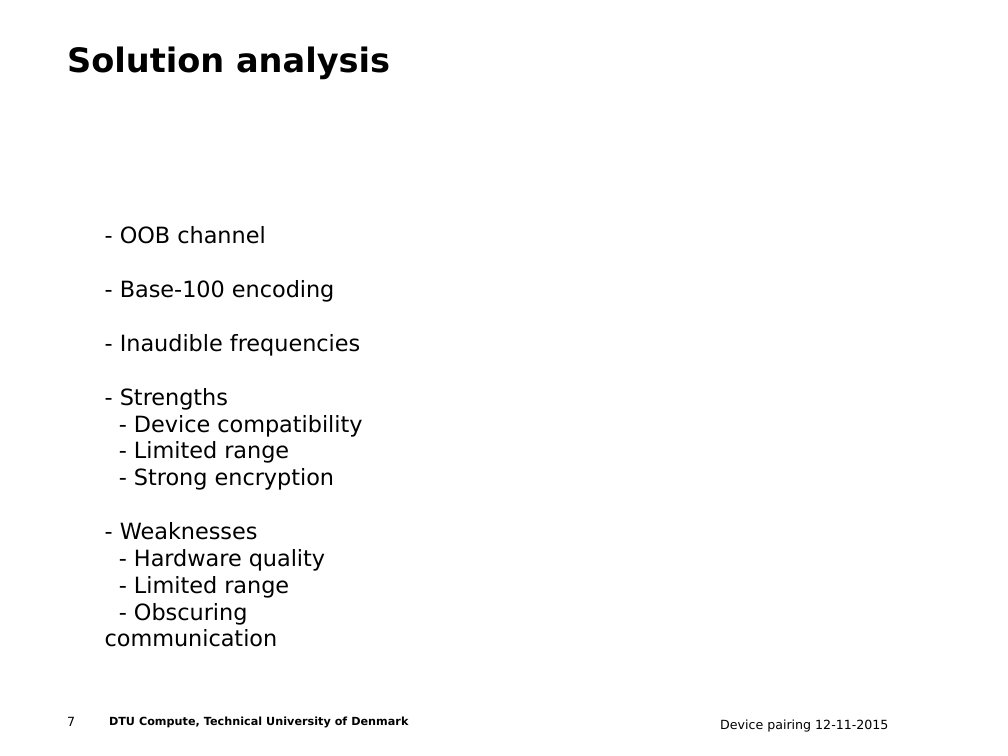
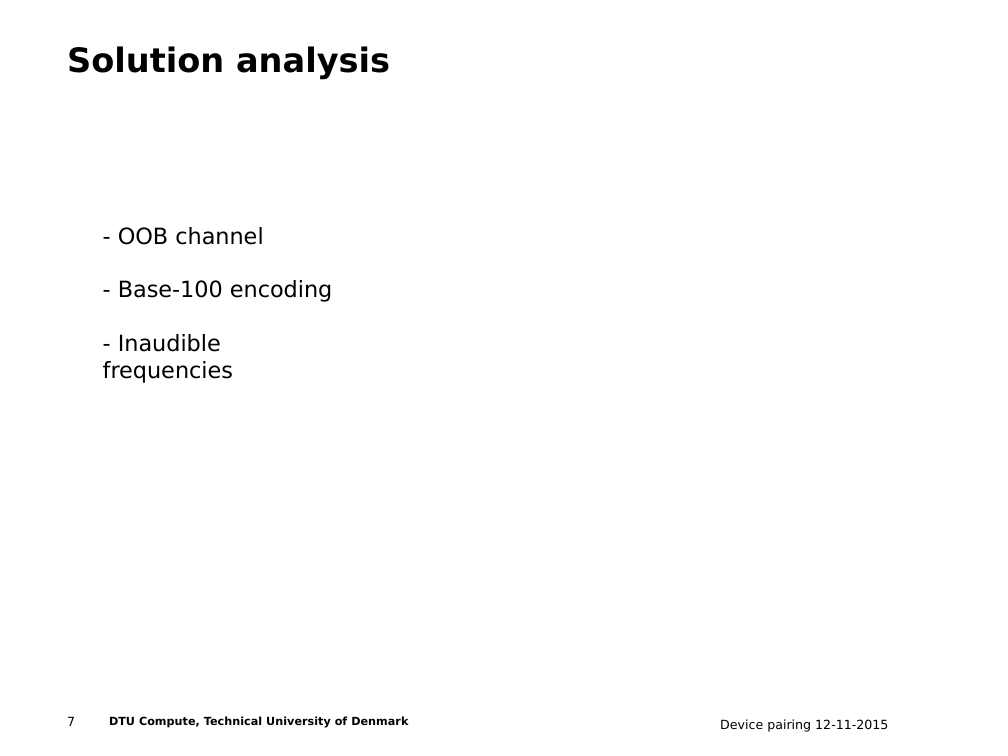
Before and after one commit to ttsoftware/applied-cryptography, a slide deck: slide 7 of Audio-based Out of Band Channel key exchange.ppt. Drawn at 1008x756 pixels with LibreOffice and Linux fonts; fonts in the diff are those of the drawing; background and template pictures are left out. Boxes give left, top, right and bottom in pixels: in the first picture for what was removed or moved away, otherwise in the second. Text is boxed around its words. In the diff, an @@ line names an element or a change of style, - is before the commit and + after.

Commit message:
presentation

```diff
--- a/Audio-based Out of Band Channel key exchange.ppt
+++ b/Audio-based Out of Band Channel key exchange.ppt
@@ text at [120,388,362,625]: paragraphs removed @@
-- Strengths
-- Device compatibility
-- Limited range
-- Strong encryption
-- Weaknesses
-- Hardware quality
-- Limited range
-- Obscuring communication
```
Also in this commit, not shown: 5 other slides changed.
